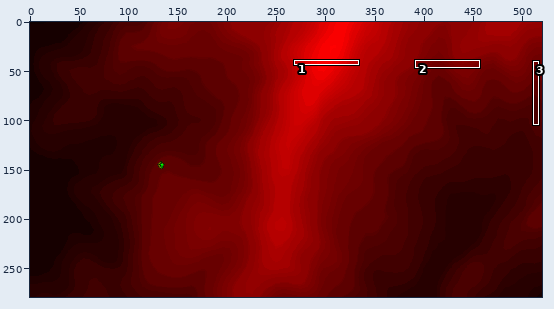
A sprite sheet gets an edit: Assets/MickRendered/selectedHabits0.png. The picture above shows the old version from afar; the outline marks the close-up.
Close-up. Before the commit:
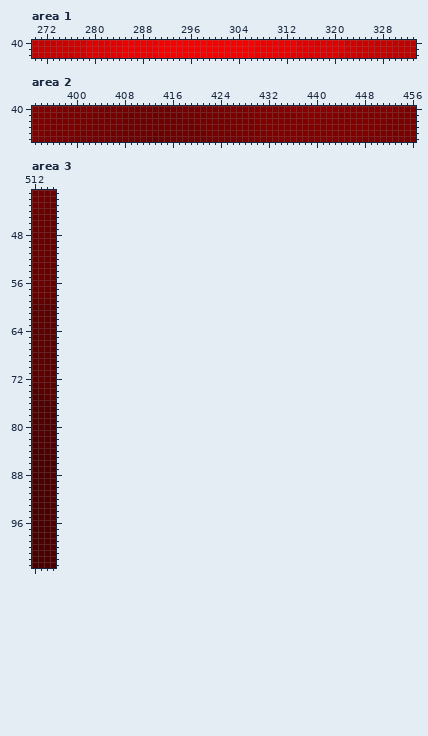
The file is 520x279 pixels. Colours within 5 levels of each other are drawn and written as one. Shown: area 1: x 270..333, y 40..42; area 2: x 393..456, y 40..45; area 3: x 512..515, y 41..103. The commit also changed other parts of the picture, which this record leaves out.
Now the later version:
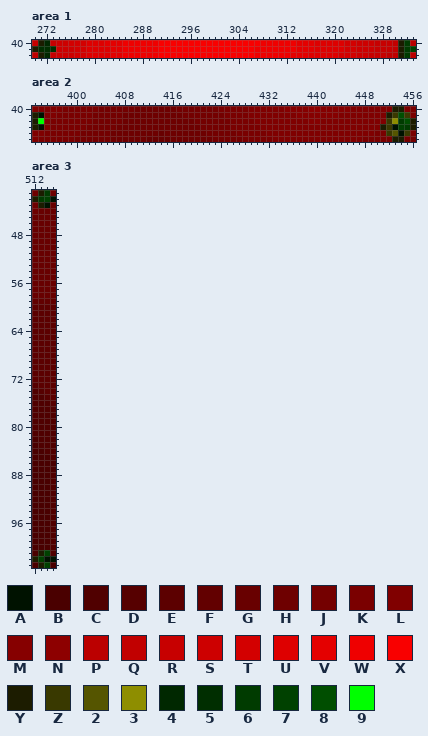
Palette (. is transparent): A #001200  B #4a0000  C #500000  D #560000  E #5c0000  F #620000  G #680000  H #6e0000  J #740000  K #7a0000  L #800000  M #860000  N #8d0000  P #bb0000  Q #c10000  R #c70000  S #cd0000  T #d30000  U #de0000  V #e40000  W #ef0000  X #f90000  Y #1c1c00  Z #393900  2 #555500  3 #8e8e00  4 #002800  5 #002e00  6 #003b00  7 #004100  8 #004e00  9 #00ff00
The exact change:
{"where": "area 1"}
{"y":40,"x":271,"old":"RR","new":"Y4"}
{"y":40,"x":331,"old":"QQ","new":"Y6"}
{"y":41,"x":270,"old":"QRRR","new":"Y555"}
{"y":41,"x":331,"old":"QQP","new":"Y67"}
{"y":42,"x":271,"old":"RR","new":"Y4"}
{"y":42,"x":331,"old":"QQ","new":"Y6"}
{"where": "area 2"}
{"y":40,"x":453,"old":"LL","new":"YY"}
{"y":41,"x":393,"old":"LL","new":"YA"}
{"y":41,"x":452,"old":"LLKK","new":"YZ8Z"}
{"y":42,"x":393,"old":"LL","new":"Y9"}
{"y":42,"x":452,"old":"KKKKK","new":"Z368Y"}
{"y":43,"x":393,"old":"LL","new":"YA"}
{"y":43,"x":451,"old":"KKKKKK","new":"YZA76Y"}
{"y":44,"x":452,"old":"KKKK","new":"Z2AZ"}
{"y":45,"x":453,"old":"KK","new":"YY"}
{"where": "area 3"}
{"y":41,"x":513,"old":"HH","new":"Y6"}
{"y":42,"x":512,"old":"HHHG","new":"Y67A"}
{"y":43,"x":513,"old":"HG","new":"YA"}
{"y":101,"x":513,"old":"BB","new":"Y7"}
{"y":102,"x":512,"old":"BBBC","new":"Y7AA"}
{"y":103,"x":513,"old":"BB","new":"Y7"}
{"label":"changed","picture_box":[32,40,56,58]}
{"label":"changed","picture_box":[398,40,416,58]}
{"label":"changed","picture_box":[380,106,416,142]}
{"label":"changed","picture_box":[32,112,44,130]}
{"label":"changed","picture_box":[32,190,56,208]}
{"label":"changed","picture_box":[32,550,56,568]}
